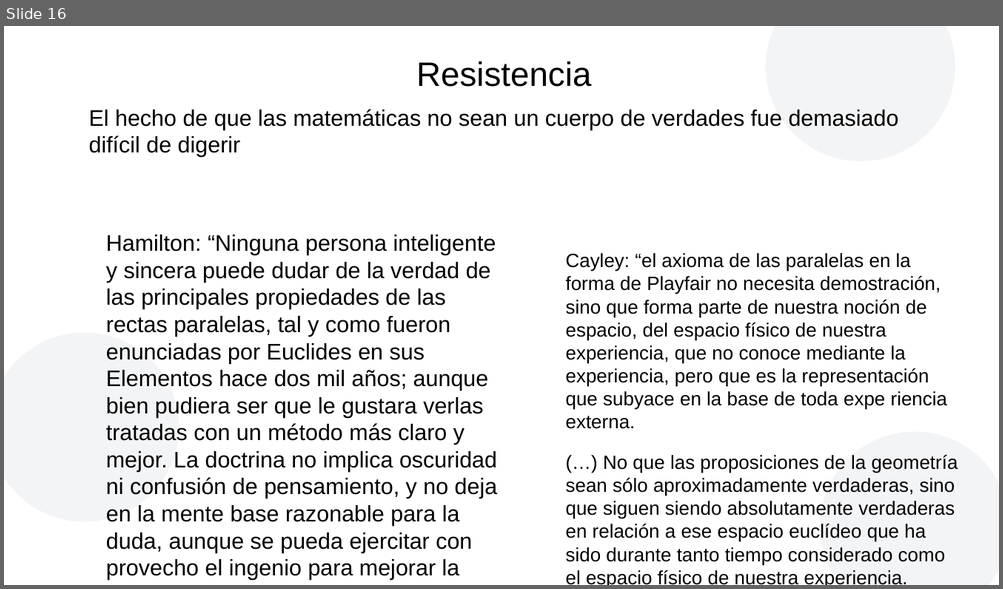
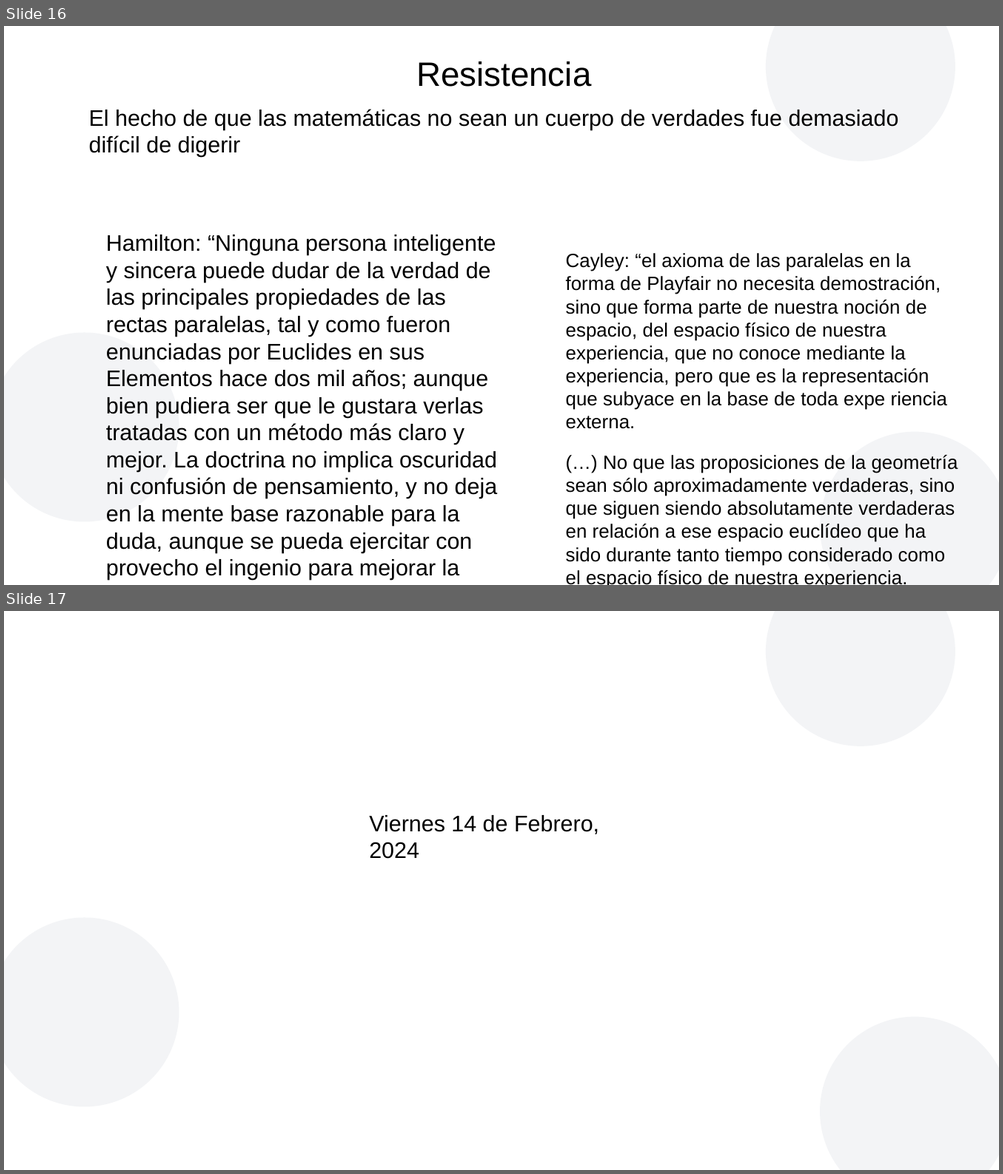
Before and after one commit to AmelieBernes/MonteCarlo_Casella, a slide deck: presentacionKlein.odp. Shown one above the other, each under a label of ours: slide 16 before the commit, slides 16 and 17 after it. The pictures are 1003x589 and 1003x1174 pixels, drawn with LibreOffice and Linux fonts; fonts in the diff are those of the drawing; background and template pictures are left out. Boxes give left, top, right and bottom in pixels: in the first picture for what was removed or moved away, otherwise in the second. Text is boxed around its words. In the diff, an @@ line names an element or a change of style, - is before the commit and + after.

```diff
--- a/presentacionKlein.odp
+++ b/presentacionKlein.odp
@@ slide 17 added at (x1=4, y1=611, x2=999, y2=1170), background #FFFFFF; not listed: 3 template elements that a slide beside it also shows @@
@@ text added at (x1=369, y1=815, x2=599, y2=859), 18 pt, text #000000 @@
+Viernes 14 de Febrero, 2024
```
Also in this commit, not shown: 25 other slides added, 2 other files.
